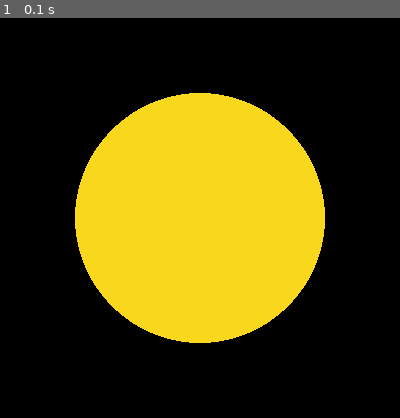
Above: before the commit, frame 1.
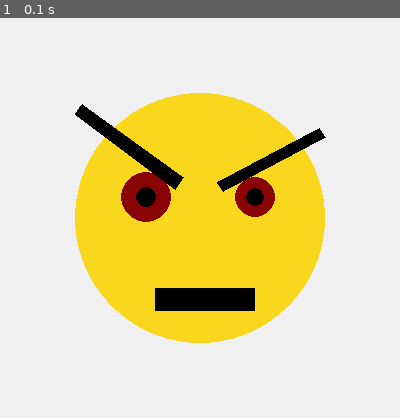
Above: after the commit, the same moment.

Repository: VictorKrylach/infa_2022_krylach
Game: pygame game, started from lab3/draw_odd_smile.py
Two runs of this game, one before a commit and one after it. Both use one fixed random seed, a clock stepped at 60 frames per second and the inputs below.
Inputs:
- Up to frame 1 (0.1 s): no input

The runs differ from the first frame. In frame 1, 74% of the frame differs, in the area x 0-100%, y 0-100%.

Commit message:
Odd smile is ready

Diff:
--- a/lab3/draw_odd_smile.py
+++ b/lab3/draw_odd_smile.py
@@ -9,7 +9,18 @@
 BLACK = (0, 0, 0)
 screen = pygame.display.set_mode((400, 400))
 
+rect(screen, (240, 240, 240), (0, 0, 400, 400))
 circle(screen, YELLOW, (200, 200), 125)
+circle(screen, RED, (255, 179), 20)
+circle(screen, RED, (146, 179), 25)
+circle(screen, BLACK, (255, 179), 9)
+circle(screen, BLACK, (146, 179), 10)
+
+polygon(screen, BLACK, [[175, 171], [183, 159],
+						[82, 86], [75, 96]])
+polygon(screen, BLACK, [[223, 173], [217, 164],
+						[319, 110], [325, 119]])
+rect(screen, BLACK, (155, 270, 100, 23))
 
 
 pygame.display.update()
